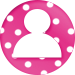
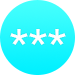
The second 75 x 75 image is a revision of the first. Changes to its layers:
hid "Layer 37" over left=0, top=1, right=75, bottom=75
hid "user-blue copy" over left=0, top=0, right=75, bottom=75
showed group "login" (8 layers) over left=0, top=0, right=75, bottom=75
added layer "***" in group "login" over left=10, top=29, right=66, bottom=45
painted on "Ellipse 2" over left=0, top=0, right=75, bottom=75
